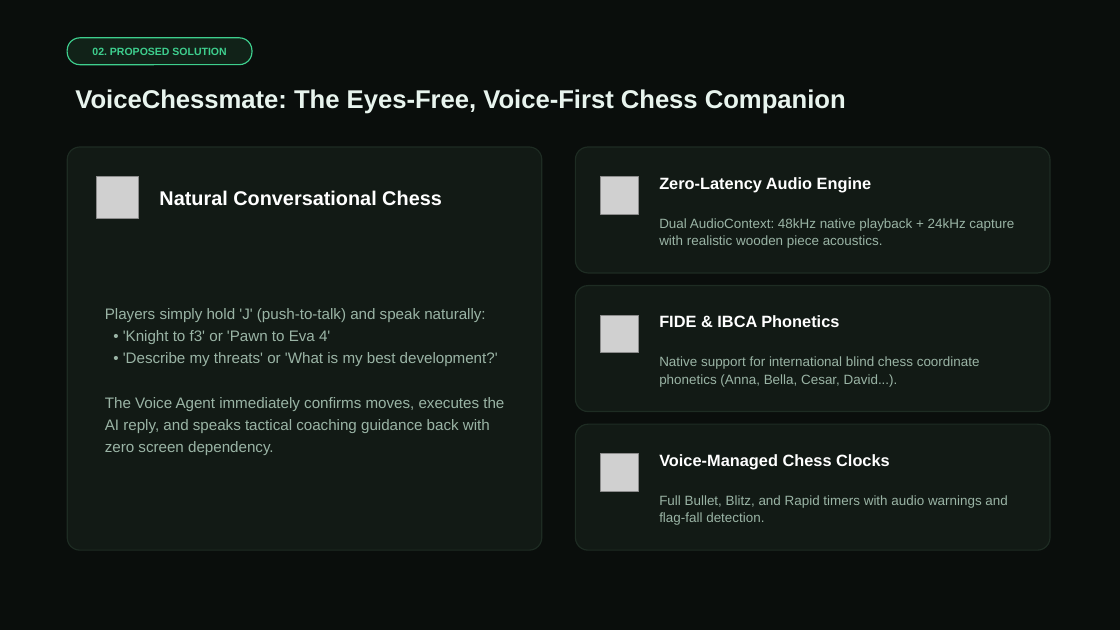
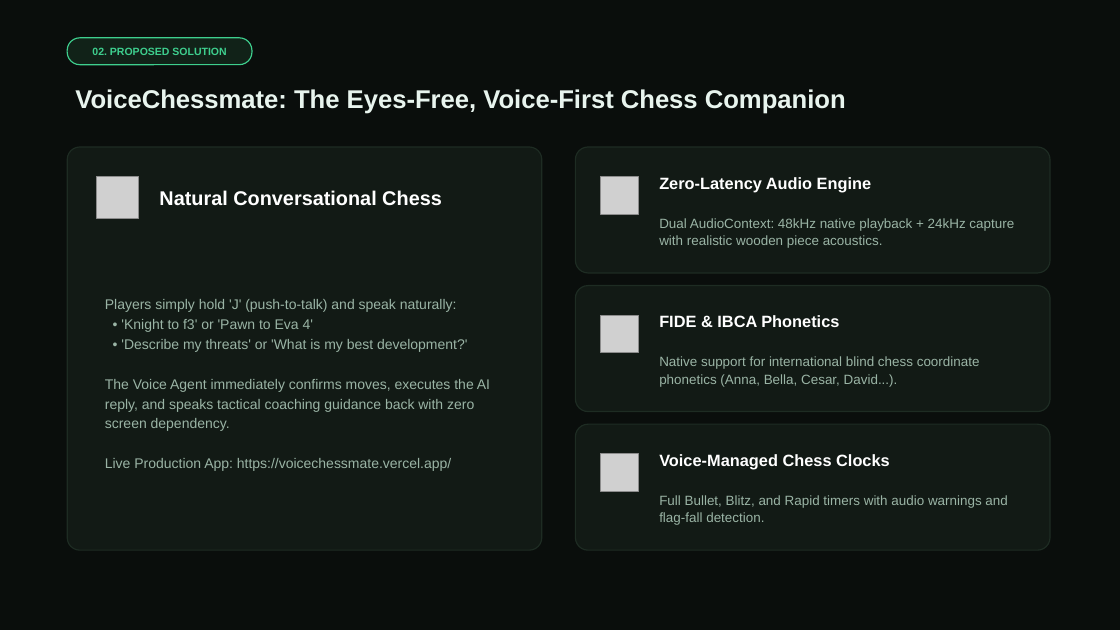
Before and after one commit to Aral-549/voicechessmate, a slide deck: slide 2 of VoiceChessmate_HACKDAY_1.0.pptx. Drawn at 1120x630 pixels with LibreOffice and Linux fonts; fonts in the diff are those of the drawing; grey boxes stand for pictures. Boxes give left, top, right and bottom in pixels: in the first picture for what was removed or moved away, otherwise in the second. Text is boxed around its words. In the diff, an @@ line names an element or a change of style, - is before the commit and + after.

Commit message:
docs: add live Vercel production URL https://voicechessmate.vercel.app/ to README, PPTX, and HTML presentation decks

```diff
--- a/VoiceChessmate_HACKDAY_1.0.pptx
+++ b/VoiceChessmate_HACKDAY_1.0.pptx
@@ text at box(105, 299, 490, 431): size 13 to 12 pt in "Players simply hold 'J' (push-to-talk) and speak ...", "• 'Knight to f3' or 'Pawn to ...", "• 'Describe my threats' or 'What is ...", "The Voice Agent immediately confirms moves, executes ..."; line spacing 19pt to 17pt @@
@@ text at box(105, 458, 451, 471): paragraph added @@
+Live Production App: https://voicechessmate.vercel.app/
```
Also in this commit, not shown: 7 other files.
